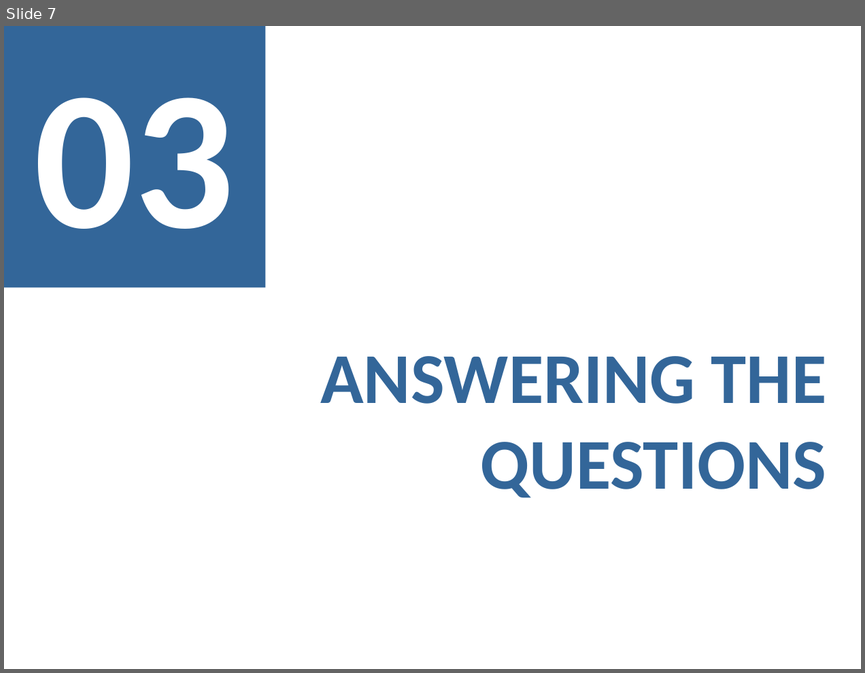
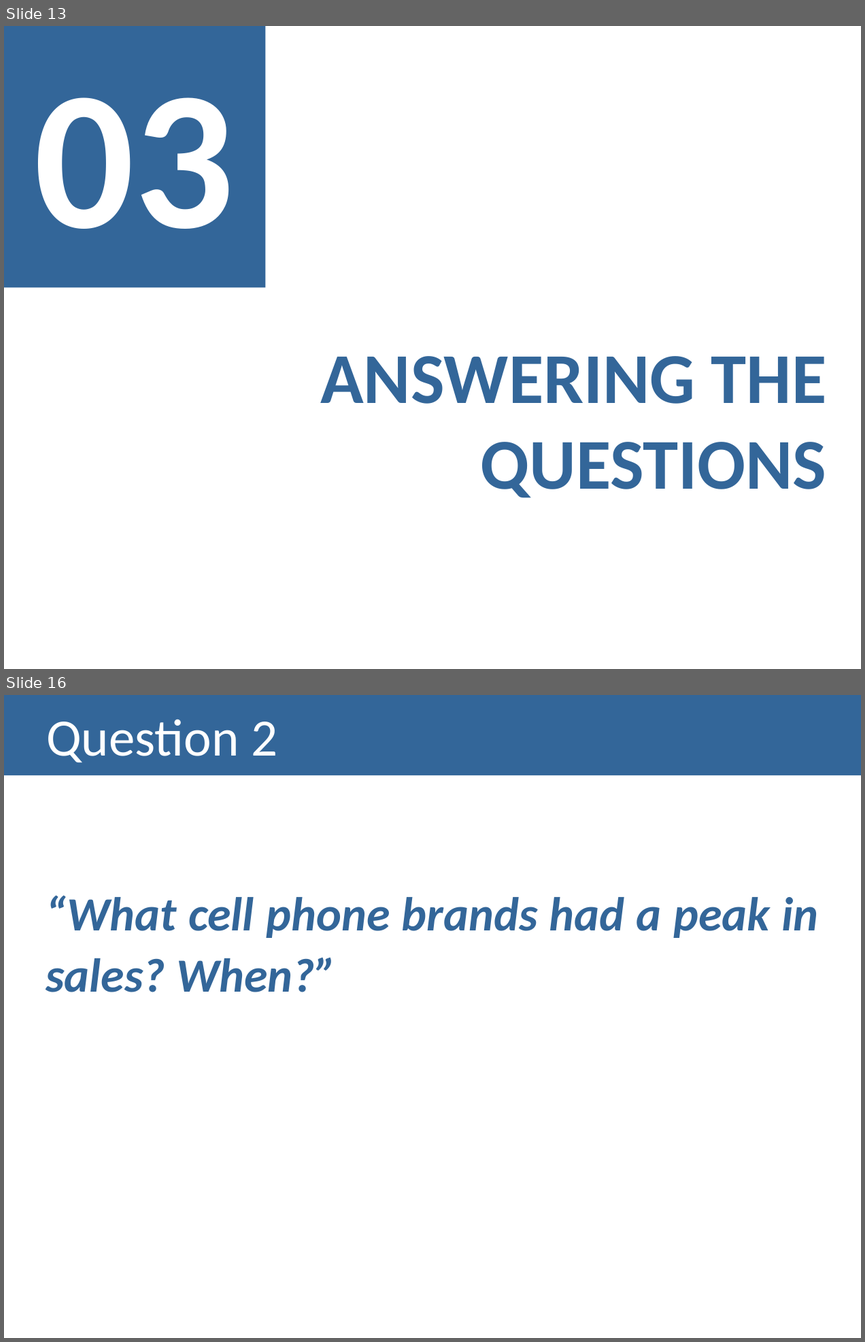
Before and after one commit to isabelSoares/IV-2021, a slide deck: Checkpoints Outline/Checkpoint 3/Checkpoint 3 - G16.pptx. Shown one above the other, each under a label of ours: slide 7 before the commit, slides 13 and 16 after it; the slides between them are not shown. The pictures are 865x673 and 865x1342 pixels, drawn with LibreOffice and Linux fonts; fonts in the diff are those of the drawing. Boxes give left, top, right and bottom in pixels: in the first picture for what was removed or moved away, otherwise in the second. Text is boxed around its words. In the diff, an @@ line names an element or a change of style, - is before the commit and + after.

```diff
--- a/Checkpoints Outline/Checkpoint 3/Checkpoint 3 - G16.pptx
+++ b/Checkpoints Outline/Checkpoint 3/Checkpoint 3 - G16.pptx
@@ slide 16 added at (x1=4, y1=695, x2=861, y2=1338), background #FFFFFF @@
@@ title added at (x1=4, y1=695, x2=861, y2=775), fill #336699, 44 pt, text #FFFFFF @@
+Question 2
@@ text added at (x1=45, y1=895, x2=818, y2=992), 40 pt, text #336699, bold, italic @@
+“What cell phone brands had a peak in sales? When?”
@@ what was slide 7 is now slide 13 @@
```
Also in this commit, not shown: 23 other slides added, 4 slides removed, 2 other files.
